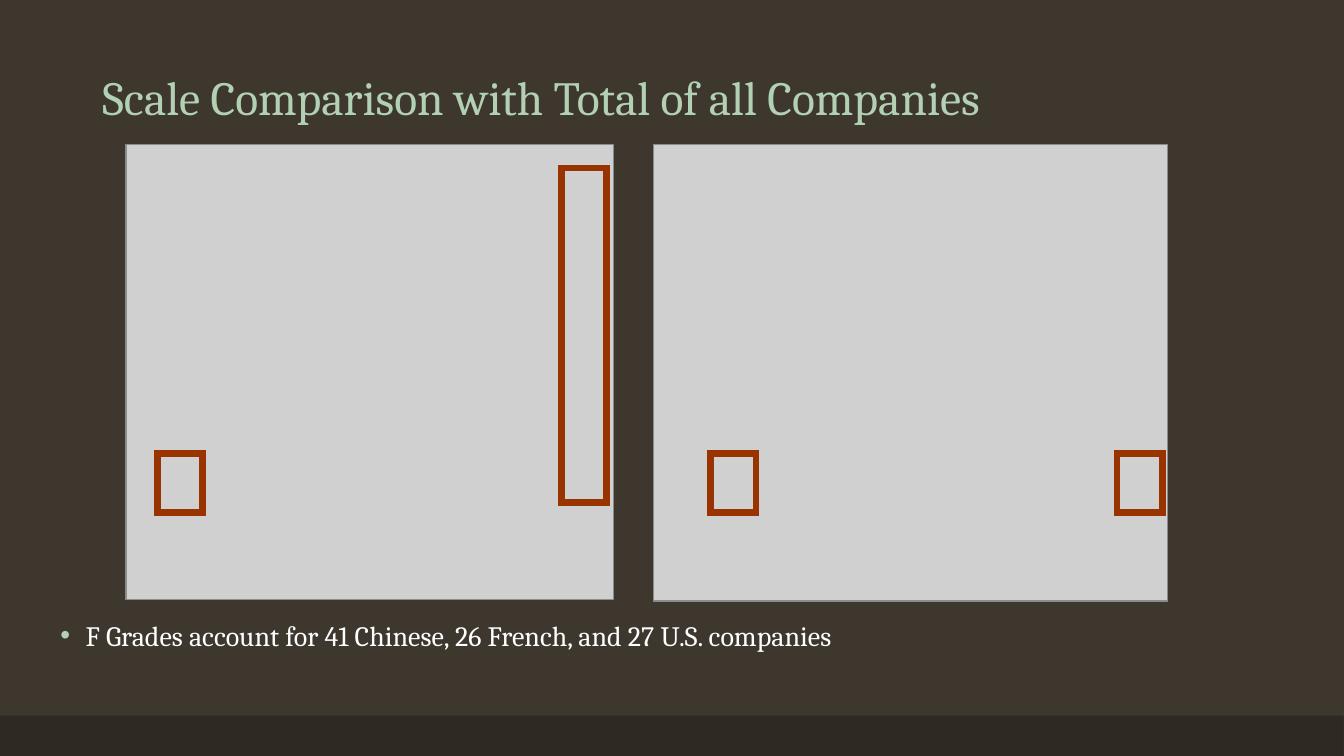
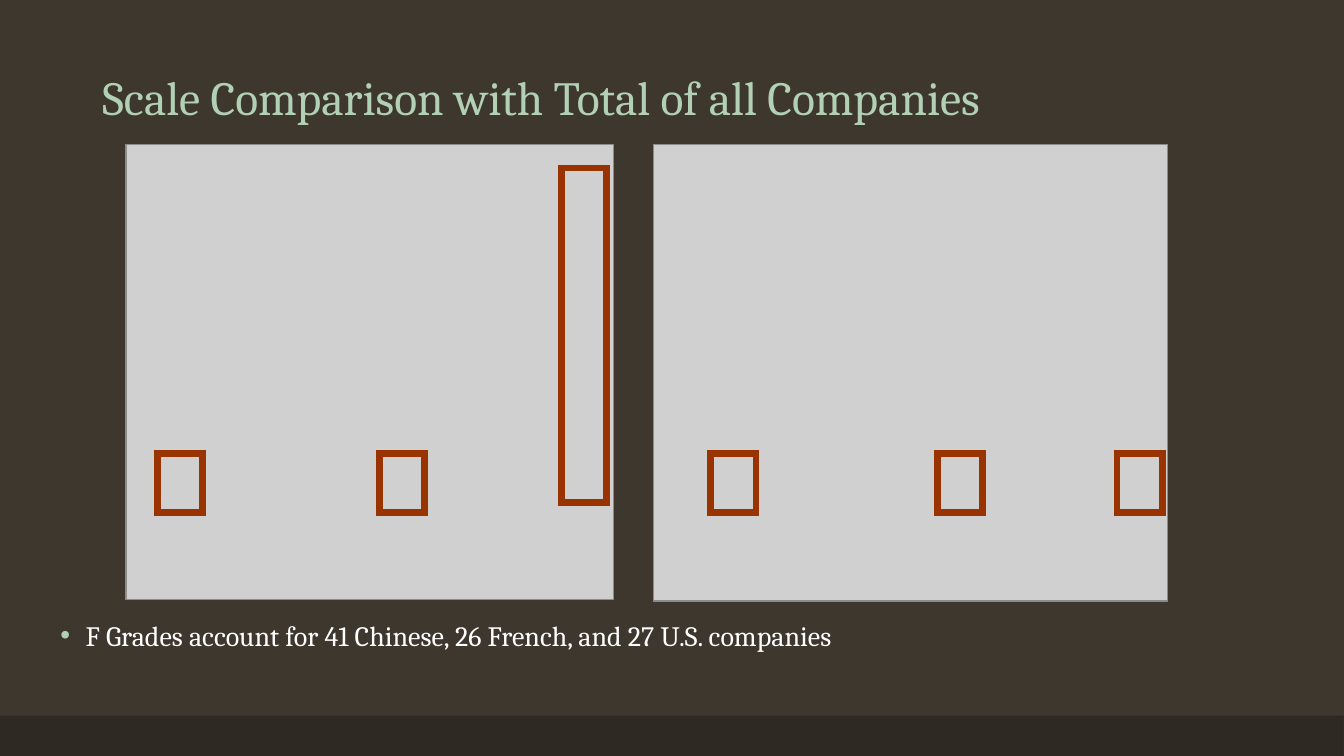
Before and after one commit to tralinde/companies_in_russia, a slide deck: slide 8 of ppt/Companies in Russia After Ukrainian Invasion.pptx (slide 7 before the commit). Drawn at 1344x756 pixels with LibreOffice and Linux fonts; fonts in the diff are those of the drawing; grey boxes stand for pictures. Boxes give left, top, right and bottom in pixels: in the first picture for what was removed or moved away, otherwise in the second. Text is boxed around its words. In the diff, an @@ line names an element or a change of style, - is before the commit and + after.

```diff
--- a/ppt/Companies in Russia After Ukrainian Invasion.pptx
+++ b/ppt/Companies in Russia After Ukrainian Invasion.pptx
@@ rectangle added at (380, 454, 425, 512), outline #993300 4.75 pt @@
@@ rectangle added at (938, 454, 983, 512), outline #993300 4.75 pt @@
```
Also in this commit, not shown: 2 other slides changed, 1 slide added, 14 other files.
